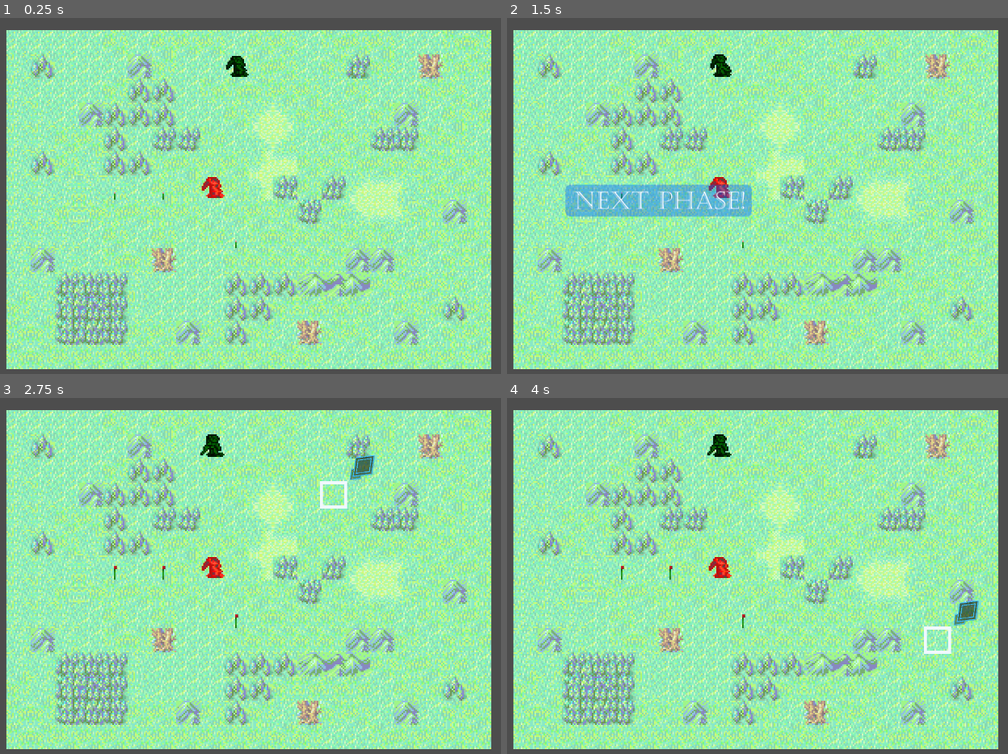
Above: before the commit, frames 1-4 (two rows, left to right).
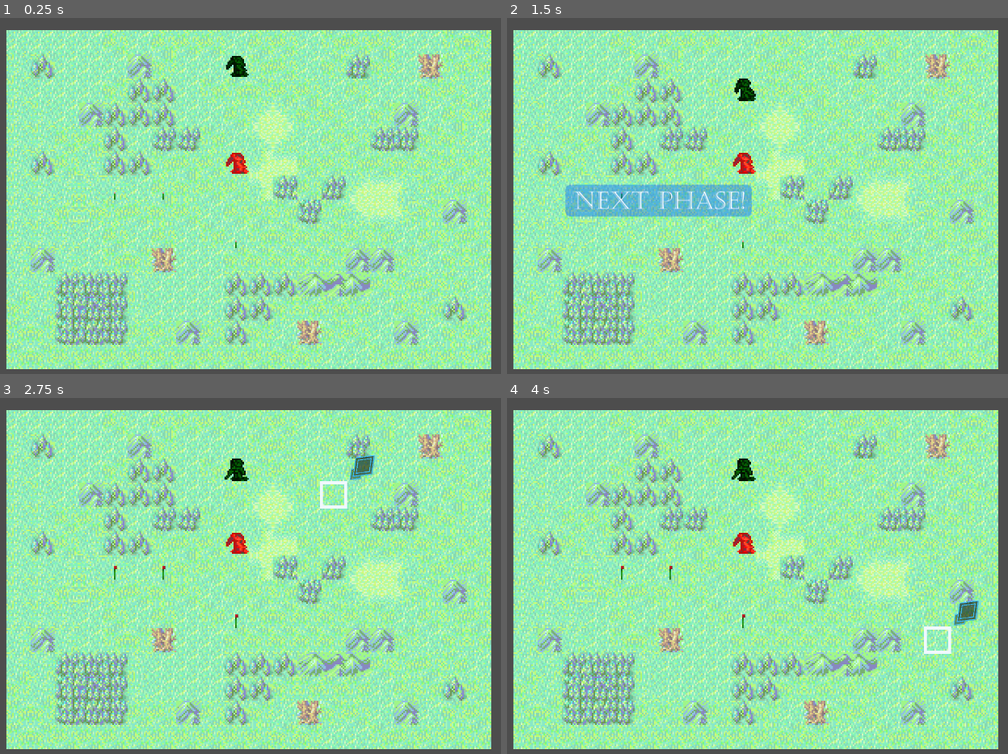
Above: after the commit, the same moments.

Repository: mojius/FarmStrategy
Game: Godot game, scene res://Main.tscn
The game is run twice, just before and just after one commit, with the same random seed, the same clock (stepped at 60 frames per second) and the same inputs.
Inputs (mouse positions are in pixels of both pictures, inside the frame that each line leads up to):
- Up to frame 1 (0.25 s): no input
- Up to frame 2 (1.5 s): move the mouse to (902, 181) at 0.52 s; press the mouse at (902, 181) at 0.53 s; hold Right (ui_right) 0.53-1.28 s; tap Space (ui_accept) at 0.77 s; move the mouse to (632, 217) at 1.27 s; release the mouse at (632, 217) at 1.28 s; hold Down (ui_down) from 1.28 s (still down); click (632, 217) at 1.35 s
- Up to frame 3 (2.75 s): tap Space (ui_accept) at 1.52 s; move the mouse to (320, 501) at 2.02 s; release Down (ui_down) at 2.03 s; press the mouse at (320, 501) at 2.03 s; hold Right (ui_right) from 2.03 s (still down)
- Up to frame 4 (4 s): move the mouse to (727, 650) at 2.77 s; release Right (ui_right) at 2.78 s; release the mouse at (727, 650) at 2.78 s; hold Up (ui_up) 2.78-3.53 s; click (727, 650) at 2.85 s; tap Space (ui_accept) at 3.02, 3.77 s; move the mouse to (952, 632) at 3.52 s; press the mouse at (952, 632) at 3.53 s; hold Left (ui_left) from 3.53 s (still down)

The runs differ from the first frame. In frame 1, 0.4% of the frame differs, in the area x 40-50%, y 37-51%; in frame 2, 0.7%; in frame 3, 0.8%, in the area x 40-50%, y 10-51%; in frame 4, 0.8%.

Commit message:
Inventory and planting almost done

Diff:
--- a/Background/Map.gd
+++ b/Background/Map.gd
@@ -171,3 +171,16 @@
 func _heuristic(a: Vector2i, b: Vector2i):
 	# Manhattan distance on a square grid
 	return abs(a.x - b.x) + abs(a.y - b.y)
+
+func find_soil_in_range(unit: Unit):
+	var open_spots: Array = []
+	for direction in DIRECTIONS:
+		var cell = unit.cell + direction
+		if (_units.has_unit_at(cell)
+		or _plants.has_plant_at(cell)
+		or get_impassable_at_tile(cell)
+		or get_movement_cost_at_tile(cell) > 1):
+			continue
+		open_spots.append(cell)
+
+	return open_spots
--- /dev/null
+++ b/Item/HealthPlantSeed.tres
@@ -0,0 +1,15 @@
+[gd_resource type="Resource" script_class="Seed" load_steps=5 format=3 uid="uid://dfkbx4htor8td"]
+
+[ext_resource type="Script" path="res://Item/Seed.gd" id="1_00cwk"]
+[ext_resource type="PackedScene" uid="uid://doqlhcwkevql6" path="res://Units/Plants/HealthPlant/HealthPlant.tscn" id="1_mco2b"]
+[ext_resource type="Texture2D" uid="uid://c67rdvdrwrsfa" path="res://Placeholder/plants.png" id="2_pa0eh"]
+
+[sub_resource type="AtlasTexture" id="AtlasTexture_7lbry"]
+atlas = ExtResource("2_pa0eh")
+region = Rect2(80, 0, 16, 16)
+
+[resource]
+script = ExtResource("1_00cwk")
+corresponding_plant = ExtResource("1_mco2b")
+icon = SubResource("AtlasTexture_7lbry")
+item_name = "Health Plant Seed"
--- a/Item/HealthPlantSeed.tscn
+++ /dev/null
@@ -1,15 +0,0 @@
-[gd_scene load_steps=5 format=3 uid="uid://bbyq24gobrdg7"]
-
-[ext_resource type="Script" path="res://Item/Seed.gd" id="1_hxgxf"]
-[ext_resource type="PackedScene" uid="uid://doqlhcwkevql6" path="res://Units/Plants/HealthPlant/HealthPlant.tscn" id="2_sxdbh"]
-[ext_resource type="Texture2D" uid="uid://c67rdvdrwrsfa" path="res://Placeholder/plants.png" id="3_ey68w"]
-
-[sub_resource type="AtlasTexture" id="AtlasTexture_rj53h"]
-atlas = ExtResource("3_ey68w")
-region = Rect2(80, 0, 16, 16)
-
-[node name="HealthPlantSeed" type="Node2D"]
-script = ExtResource("1_hxgxf")
-corresponding_plant = ExtResource("2_sxdbh")
-icon = SubResource("AtlasTexture_rj53h")
-item_name = "Health Plant Seed"
--- a/Item/Item.gd
+++ b/Item/Item.gd
@@ -1,4 +1,7 @@
-class_name Item extends Node2D
+class_name Item extends Resource
 
 @export var icon: Texture2D
 @export var item_name: String
+
+func use(unit: Unit):
+	pass
--- a/Item/Seed.gd
+++ b/Item/Seed.gd
@@ -2,11 +2,5 @@
 
 @export var corresponding_plant: PackedScene
 
-# Called when the node enters the scene tree for the first time.
-func _ready() -> void:
-	pass # Replace with function body.
-
-
-# Called every frame. 'delta' is the elapsed time since the previous frame.
-func _process(delta: float) -> void:
-	pass
+func use(unit: Unit):
+	unit.try_plant.emit(self)
--- a/Main.tscn
+++ b/Main.tscn
@@ -1,14 +1,16 @@
-[gd_scene load_steps=17 format=4 uid="uid://yp3tn4o3ikwt"]
+[gd_scene load_steps=19 format=4 uid="uid://yp3tn4o3ikwt"]
 
 [ext_resource type="PackedScene" uid="uid://de53ukdqyusan" path="res://Background/Map.tscn" id="1_khjdm"]
 [ext_resource type="Script" path="res://UI/UIManager.gd" id="2_bhmyg"]
-[ext_resource type="Script" path="res://Map/GameBoard/GameBoard.gd" id="2_hx4vu"]
+[ext_resource type="Script" path="res://Item/Item.gd" id="2_gm7pn"]
+[ext_resource type="Script" path="res://Map/PlayerManager/PlayerManager.gd" id="2_hx4vu"]
 [ext_resource type="PackedScene" uid="uid://8rtjsul3c7ym" path="res://Units/Unit.tscn" id="2_n3f5l"]
+[ext_resource type="Resource" uid="uid://dfkbx4htor8td" path="res://Item/HealthPlantSeed.tres" id="3_3iw78"]
 [ext_resource type="Script" path="res://Background/Map.gd" id="4_jj0xn"]
 [ext_resource type="PackedScene" uid="uid://cefp73bur6v0t" path="res://Units/UnitOverlay/UnitOverlay.tscn" id="4_sf86o"]
-[ext_resource type="PackedScene" uid="uid://bmuue0dlmkw5u" path="res://Map/GameBoard/Cursor/Cursor.tscn" id="4_xbrol"]
+[ext_resource type="PackedScene" uid="uid://bmuue0dlmkw5u" path="res://Map/PlayerManager/Cursor/Cursor.tscn" id="4_xbrol"]
 [ext_resource type="Script" path="res://Units/UnitManager.gd" id="5_pc50w"]
-[ext_resource type="PackedScene" uid="uid://bxbdtgea1xr7" path="res://Map/GameBoard/UnitPath.tscn" id="6_xwtul"]
+[ext_resource type="PackedScene" uid="uid://bxbdtgea1xr7" path="res://Map/PlayerManager/UnitPath.tscn" id="6_xwtul"]
 [ext_resource type="PackedScene" uid="uid://tar6m7pprnsj" path="res://Units/EnemyTypes/Zombie/Zombie.tscn" id="8_ir5lr"]
 [ext_resource type="PackedScene" uid="uid://doqlhcwkevql6" path="res://Units/Plants/HealthPlant/HealthPlant.tscn" id="9_b5d0w"]
 [ext_resource type="Script" path="res://Units/Stats.gd" id="10_6aeo4"]
@@ -28,6 +30,7 @@
 [node name="PlayerManager" type="Node2D" parent="."]
 y_sort_enabled = true
 script = ExtResource("2_hx4vu")
+inventory = Array[ExtResource("2_gm7pn")]([ExtResource("3_3iw78")])
 starting_faction = "Enemy"
 
 [node name="UIManager" type="CanvasLayer" parent="PlayerManager"]
@@ -48,10 +51,10 @@
 
 [node name="Player" parent="PlayerManager/Map/UnitManager" instance=ExtResource("2_n3f5l")]
 modulate = Color(2.959, 0.331, 0.248, 1)
-position = Vector2(136, 104)
+position = Vector2(152, 88)
 move_speed = 100
 unit_name = "Player"
-stats = SubResource("Resource_1aix1")
+stats = SubResource("Resource_3eqc0")
 
 [node name="Zombie" parent="PlayerManager/Map/UnitManager" instance=ExtResource("8_ir5lr")]
 position = Vector2(152, 24)
@@ -88,6 +91,7 @@
 zoom = Vector2(3, 3)
 
 [connection signal="cursor_enable" from="PlayerManager" to="PlayerManager/Cursor" method="_on_cursor_enable"]
+[connection signal="try_plant" from="PlayerManager/Map/UnitManager/Player" to="PlayerManager" method="_on_try_plant"]
 [connection signal="accept_pressed" from="PlayerManager/Cursor" to="PlayerManager" method="_on_cursor_accept_pressed"]
 [connection signal="moved" from="PlayerManager/Cursor" to="PlayerManager" method="_on_cursor_moved"]
 [connection signal="cpu_turn" from="PlayerManager/FactionManager" to="PlayerManager" method="_cpu_turn"]
--- a/Map/GridActor.gd
+++ b/Map/GridActor.gd
@@ -22,9 +22,9 @@
 # Called when the node enters the scene tree for the first time.
 func _ready() -> void:
 	if stats.hp_override:
-		stats.set_hp(stats.override)
+		stats.hp = stats.hp_override
 	else:
-		stats.set_hp(stats.max_hp)
+		stats.hp = stats.max_hp
 
 	# The following lines initialize the `cell` property and snap the unit to the cell's center on the map.
 	self.cell = grid.calculate_grid_coordinates(position)
--- a/Map/GameBoard/Cursor/Cursor.tscn
+++ b/Map/PlayerManager/Cursor/Cursor.tscn
@@ -1,7 +1,7 @@
 [gd_scene load_steps=3 format=3 uid="uid://bmuue0dlmkw5u"]
 
-[ext_resource type="Texture2D" uid="uid://ccof4xwgdx8de" path="res://Map/GameBoard/Cursor/menu_selection_arrow.png" id="1_0qx76"]
-[ext_resource type="Script" path="res://Map/GameBoard/Cursor/Cursor.gd" id="1_gblby"]
+[ext_resource type="Texture2D" uid="uid://ccof4xwgdx8de" path="res://Map/PlayerManager/Cursor/menu_selection_arrow.png" id="1_0qx76"]
+[ext_resource type="Script" path="res://Map/PlayerManager/Cursor/Cursor.gd" id="1_gblby"]
 
 [node name="Cursor" type="Node2D"]
 script = ExtResource("1_gblby")
--- a/Map/GameBoard/GameBoard.gd
+++ b/Map/PlayerManager/PlayerManager.gd
@@ -5,6 +5,9 @@
 
 # Once again, we use our grid resource that we explicitly define in the class.
 @export var grid: Grid = preload("res://Map/Grid.tres")
+
+@onready var combat_object = preload("res://Combat/CombatObject.tscn")
+
 
 @onready var _faction_manager : FactionManager = $FactionManager
 @onready var _ui_manager: UIManager = $UIManager
@@ -18,18 +21,17 @@
 # 4 directions. For flood fill and other map-related stuff.
 const DIRECTIONS = [Vector2.LEFT, Vector2.RIGHT, Vector2.UP, Vector2.DOWN]
 
+@export var inventory: Array[Item] = []
 
 var ui_functions: Dictionary = {
 	"attack" : Callable(self, "_player_try_attack"),
 	"harvest": Callable(self, "_player_try_harvest"),
-	"plant": Callable(self, "_player_try_plant"),
+	"items": Callable(self, "_open_inventory"),
 	"wait": Callable(self, "_exhaust_active_unit"),
 	"move": Callable(self, "_show_movement_info")
 	}
 
 @export_enum("Player", "Ally", "Enemy") var starting_faction: String = "Player"
-
-var num_plants: int = 0
 
 # The board is going to move one unit at a time. When we select a unit, we will save it as our
 # `_active_unit` and populate the walkable cells below. This allows us to clear the unit, the
@@ -94,6 +96,10 @@
 	_unit_overlay.draw(_walkable_cells)
 	_unit_path_arrow.initialize(_map)
 
+func _open_inventory() -> void:
+	_ui_manager.add_inventory_ui(inventory, _active_unit)
+
+
 # Deselects the active unit and gets rid of its... Shtuff.
 func _deselect_active_unit() -> void:
 	_active_unit.is_selected = false
@@ -107,7 +113,6 @@
 	_unit_path_arrow.stop()
 	_walkable_cells.clear()
 
-
 # Teleports a unit instantly to a position. Used for undoing movement for now.
 func _teleport_active_unit(new_cell: Vector2) -> void:
 	if _map.is_occupied(new_cell):
@@ -118,7 +123,6 @@
 
 	_active_unit.position = grid.calculate_map_position(new_cell)
 	_active_unit.cell = new_cell
-
 
 # Updates the _units dictionary with the target position for the unit and asks the _active_unit to
 # walk to it.
@@ -267,17 +271,25 @@
 func attack(unit: Unit):
 	_active_unit.set_state("Attacking")
 	_cursor_enabled = false
-	var combat_object: CombatObject = load("res://Combat/CombatObject.tscn").instantiate()
-	_ui_manager.set_active_ui(combat_object)
-	combat_object.setup(_active_unit, unit)
-
-	await combat_object.attack_finished
+	await _ui_manager.run_combat_ui(_active_unit, unit)
 	_ui_manager.clear_active_ui()
 
 	_exhaust_active_unit()
 
 func harvest(plant: Plant):
-	_plants.get_plant_at(plant.cell).queue_free()
+	inventory.append(plant)
+	plant.queue_free()
 	_plants.erase_plant_at(plant.cell)
-	num_plants = num_plants+1
 	_exhaust_active_unit()
+
+
+func _on_try_plant(_seed: Seed) -> void:
+	var plantable_spots: Array = _map.find_soil_in_range(_active_unit)
+	if plantable_spots.size() > 0:
+		_ui_manager.add_plant_ui(plant, _seed, plantable_spots)
+
+func plant(cell: Vector2i, _seed: Seed):
+	inventory.erase(inventory.find(_seed))
+	var new_plant = _seed.corresponding_plant.instantiate()
+	_plants.set_plant_at(new_plant, cell)
+	_plants.add_child(new_plant)
--- a/Map/GameBoard/UnitPath.tscn
+++ b/Map/PlayerManager/UnitPath.tscn
@@ -1,8 +1,8 @@
 [gd_scene load_steps=4 format=3 uid="uid://bxbdtgea1xr7"]
 
-[ext_resource type="TileSet" uid="uid://dqg14aj86so4a" path="res://Map/GameBoard/unit_path_tileset.tres" id="1_f7jsk"]
+[ext_resource type="TileSet" uid="uid://dqg14aj86so4a" path="res://Map/PlayerManager/unit_path_tileset.tres" id="1_f7jsk"]
 [ext_resource type="Script" path="res://UI/UnitPathArrow.gd" id="2_an7ww"]
-[ext_resource type="Resource" uid="uid://btvgw2xegan2a" path="res://Map/Grid.tres" id="3_588fd"]
+[ext_resource type="Resource" uid="uid://bhc7wor1ika10" path="res://Map/Grid.tres" id="3_588fd"]
 
 [node name="UnitPath" type="TileMapLayer"]
 tile_set = ExtResource("1_f7jsk")
--- a/UI/FakeCursor.tscn
+++ b/UI/FakeCursor.tscn
@@ -1,6 +1,6 @@
 [gd_scene load_steps=2 format=3 uid="uid://bxa20r0yxywlr"]
 
-[ext_resource type="Texture2D" uid="uid://ccof4xwgdx8de" path="res://Map/GameBoard/Cursor/menu_selection_arrow.png" id="3_povlm"]
+[ext_resource type="Texture2D" uid="uid://ccof4xwgdx8de" path="res://Map/PlayerManager/Cursor/menu_selection_arrow.png" id="3_povlm"]
 
 [node name="FakeCursor" type="Node2D"]
 
--- a/UI/Inventory/InventoryButton.tscn
+++ /dev/null
@@ -1,7 +0,0 @@
-[gd_scene load_steps=2 format=3 uid="uid://23xetjokkskt"]
-
-[ext_resource type="Theme" uid="uid://f3cwprpras7p" path="res://UI/Theme/theme.tres" id="1_sl1xs"]
-
-[node name="InventoryButton" type="Button"]
-theme = ExtResource("1_sl1xs")
-text = "Test"
--- /dev/null
+++ b/UI/Inventory/ItemButton.gd
@@ -0,0 +1,19 @@
+class_name ItemButton extends Button
+
+var _item: Item
+
+# Called when the node enters the scene tree for the first time.
+func _ready() -> void:
+	pass # Replace with function body.
+
+func setup(item: Item) -> void:
+	_item = item
+	text = _item.item_name
+	icon = item.icon
+
+func get_item() -> Item:
+	return _item
+
+# Called every frame. 'delta' is the elapsed time since the previous frame.
+func _process(delta: float) -> void:
+	pass
--- /dev/null
+++ b/UI/Inventory/ItemButton.tscn
@@ -0,0 +1,9 @@
+[gd_scene load_steps=3 format=3 uid="uid://23xetjokkskt"]
+
+[ext_resource type="Theme" uid="uid://f3cwprpras7p" path="res://UI/Theme/theme.tres" id="1_yp2l3"]
+[ext_resource type="Script" path="res://UI/Inventory/ItemButton.gd" id="2_6wdoi"]
+
+[node name="ItemButton" type="Button"]
+theme = ExtResource("1_yp2l3")
+text = "Test"
+script = ExtResource("2_6wdoi")
--- a/UI/InventoryUI.gd
+++ b/UI/InventoryUI.gd
@@ -1,10 +1,29 @@
-extends Control
+class_name InventoryUI extends Control
+
+@onready var list: VBoxContainer = $MarginContainer/VBoxContainer
+@onready var item_button = preload("res://UI/Inventory/ItemButton.tscn")
 
 # Called when the node enters the scene tree for the first time.
 func _ready() -> void:
 	pass # Replace with function body.
 
+func setup(inventory: Array[Item], unit: Unit) -> void:
+	for item in inventory:
+		var b: Button = item_button.instantiate()
+		b.setup(item)
+		list.add_child(b)
+		var use_func = Callable(item, "use")
+		print(use_func)
+		print(unit)
+		var bound = use_func.bind(unit)
+		b.pressed.connect(bound)
 
 # Called every frame. 'delta' is the elapsed time since the previous frame.
 func _process(delta: float) -> void:
 	pass
+
+func add_item():
+	pass
+
+func remove_item():
+	pass
--- /dev/null
+++ b/UI/PlantUI.gd
@@ -0,0 +1,39 @@
+class_name PlantUI extends PanelContainer
+
+var _targets := []
+var buttons: Array = []
+
+@onready var vbox: VBoxContainer = $"MarginContainer/VBoxContainer"
+@onready var cursor_prefab := preload("res://UI/FakeCursor.tscn")
+@export var grid: Resource = preload("res://Map/Grid.tres")
+
+var fake_cursor: Node2D
+
+
+func setup(plant_func: Callable, seed: Seed, targets: Array) -> void:
+
+	fake_cursor = cursor_prefab.instantiate()
+	get_tree().root.add_child(fake_cursor)
+
+	_targets = targets
+
+	for target in targets:
+		var b: Button = Button.new()
+		b.name = "Spot"
+		b.text = "Spot"
+		b.connect("pressed", plant_func.bind(target, seed))
+		b.connect("pressed", destroy)
+		b.connect("focus_entered", Callable(reposition_fake_cursor).bind(target))
+		vbox.add_child(b)
+
+		b.grab_focus()
+
+	self.connect("tree_exiting", destroy)
+
+func reposition_fake_cursor(cell: Vector2):
+	fake_cursor.position = grid.calculate_map_position(cell)
+
+func destroy():
+	if (is_queued_for_deletion()): return
+	fake_cursor.queue_free()
+	queue_free()
--- /dev/null
+++ b/UI/PlantUI.tscn
@@ -0,0 +1,30 @@
+[gd_scene load_steps=3 format=3 uid="uid://cnbxu0ossno2h"]
+
+[ext_resource type="Theme" uid="uid://f3cwprpras7p" path="res://UI/Theme/theme.tres" id="1_77o3g"]
+[ext_resource type="Script" path="res://UI/PlantUI.gd" id="2_lp0ig"]
+
+[node name="PlantUI" type="PanelContainer"]
+anchors_preset = 8
+anchor_left = 0.5
+anchor_top = 0.5
+anchor_right = 0.5
+anchor_bottom = 0.5
+offset_left = -25.5
+offset_top = -33.0
+offset_right = 25.5
+offset_bottom = 33.0
+grow_horizontal = 2
+grow_vertical = 2
+theme = ExtResource("1_77o3g")
+script = ExtResource("2_lp0ig")
+
+[node name="MarginContainer" type="MarginContainer" parent="."]
+layout_mode = 2
+theme_override_constants/margin_left = 40
+theme_override_constants/margin_top = 20
+theme_override_constants/margin_right = 40
+theme_override_constants/margin_bottom = 20
+
+[node name="VBoxContainer" type="VBoxContainer" parent="MarginContainer"]
+layout_mode = 2
+theme_override_constants/separation = 5
--- a/UI/UIManager.gd
+++ b/UI/UIManager.gd
@@ -4,6 +4,10 @@
 @onready var _unit_selected_ui = preload("res://UI/UnitSelectedUI.tscn")
 @onready var _attack_ui = preload("res://UI/AttackUI.tscn")
 @onready var _harvest_ui = preload("res://UI/HarvestUI.tscn")
+@onready var _inventory_ui = preload("res://UI/InventoryUI.tscn")
+@onready var _plant_ui = preload("res://UI/PlantUI.tscn")
+@onready var combat_object = preload("res://Combat/CombatObject.tscn")
+
 signal cursor_enable(enabled: bool)
 
 var _active_ui
@@ -18,7 +22,7 @@
 	pass
 
 
-func set_active_ui(ui: Control):
+func _set_active_ui(ui: Control):
 	if not (_active_ui == null):
 		var _old_ui = _active_ui
 		remove_child(_old_ui)
@@ -32,7 +36,7 @@
 # Adds a menu after moving. Let's make this a builder later or something. This is a mess.
 func add_post_move_ui(num_targets: int, options: Dictionary):
 	var _opt: Dictionary = options.duplicate()
-	set_active_ui(_unit_selected_ui.instantiate())
+	_set_active_ui(_unit_selected_ui.instantiate())
 
 	if (num_targets < 1):
 		_opt.erase("attack")
@@ -40,15 +44,30 @@
 
 # Adds the attack UI for selecting a target to attack.
 func add_attack_ui(_attack: Callable, _active_targets: Array):
-	set_active_ui(_attack_ui.instantiate())
+	_set_active_ui(_attack_ui.instantiate())
 	_active_ui.setup(_attack, _active_targets)
 
+func add_plant_ui(plant_func: Callable, _seed: Seed, active_spots: Array):
+	_set_active_ui(_plant_ui.instantiate())
+	_active_ui.setup(plant_func, _seed, active_spots)
+
 func add_harvest_ui(_harvest: Callable, target_plants: Array):
-	set_active_ui(_harvest_ui.instantiate())
+	_set_active_ui(_harvest_ui.instantiate())
 	_active_ui.setup(_harvest, target_plants)
 
+func run_combat_ui(attacker: Unit, target: Unit):
+	var combat: CombatObject = combat_object.instantiate()
+	_set_active_ui(combat)
+	combat.setup(attacker, target)
+	await combat.attack_finished
+
+func add_inventory_ui(inventory: Array[Item], unit: Unit):
+	_set_active_ui(_inventory_ui.instantiate())
+	_active_ui.setup(inventory, unit)
+
+
 func clear_active_ui() -> void:
-	set_active_ui(null)
+	_set_active_ui(null)
 
 func add_unit_selected_ui(moved: bool, seeking_targets: bool, seeking_plants: bool, options: Dictionary):
 	var _opt: Dictionary = options.duplicate()
@@ -60,7 +79,7 @@
 	if (not seeking_plants):
 		_opt.erase("harvest")
 
-	set_active_ui(_unit_selected_ui.instantiate())
+	_set_active_ui(_unit_selected_ui.instantiate())
 	_active_ui.setup(_opt)
 
 func _on_next_phase(phase: Phase):
--- a/UI/UnitSelectedUI.gd
+++ b/UI/UnitSelectedUI.gd
@@ -3,6 +3,7 @@
 @onready var move: Button = $MarginContainer/VBoxContainer/Move
 @onready var attack: Button = $MarginContainer/VBoxContainer/Attack
 @onready var wait: Button = $MarginContainer/VBoxContainer/Wait
+@onready var items: Button = $MarginContainer/VBoxContainer/Items
 @onready var harvest: Button = $MarginContainer/VBoxContainer/Harvest
 
 signal delete
@@ -12,16 +13,19 @@
 	var move_func: Callable = make_callable(options, "move")
 	var attack_func: Callable = make_callable(options, "attack")
 	var harvest_func: Callable = make_callable(options, "harvest")
+	var items_func: Callable = make_callable(options, "items")
 	var wait_func: Callable = make_callable(options, "wait")
 
 	move.text = "Move"
 	attack.text = "Attack"
 	wait.text = "Wait"
 	harvest.text = "Harvest"
+	items.text = "Items"
 	bind_button(move, move_func)
 	bind_button(attack, attack_func)
 	bind_button(harvest, harvest_func)
 	bind_button(wait, wait_func)
+	bind_button(items, items_func)
 
 
 # The way the menu appears and disappears needs tweaking.
@@ -35,8 +39,8 @@
 	button.show()
 	if grab_focus: button.grab_focus()
 
-func make_callable(options: Dictionary, str: String):
-	if options.has(str):
-		return Callable(options.get(str))
+func make_callable(options: Dictionary, strin: String):
+	if options.has(strin):
+		return Callable(options.get(strin))
 	else:
 		return Callable()
--- a/UI/UnitSelectedUI.tscn
+++ b/UI/UnitSelectedUI.tscn
@@ -46,10 +46,14 @@
 visible = false
 custom_minimum_size = Vector2(100, 60)
 layout_mode = 2
+text = "Harvest"
+
+[node name="Items" type="Button" parent="MarginContainer/VBoxContainer"]
+custom_minimum_size = Vector2(100, 60)
+layout_mode = 2
 text = "Items"
 
 [node name="Wait" type="Button" parent="MarginContainer/VBoxContainer"]
-visible = false
 custom_minimum_size = Vector2(100, 60)
 layout_mode = 2
 text = "Wait"
--- a/Units/Factions/FactionManager.gd
+++ b/Units/Factions/FactionManager.gd
@@ -8,14 +8,6 @@
 signal grow_plants
 signal cpu_turn(String)
 
-# Called when the node enters the scene tree for the first time.
-func _ready() -> void:
-	pass # Replace with function body.
-
-
-# Called every frame. 'delta' is the elapsed time since the previous frame.
-func _process(delta: float) -> void:
-	pass
 
 # The player's active faction.
 var _active_faction : String = "Player" : set = set_active_faction, get = get_active_faction
--- a/Units/Plants/HealthPlant/HealthPlant.gd
+++ b/Units/Plants/HealthPlant/HealthPlant.gd
@@ -7,10 +7,6 @@
 	unit_name = "Health Plant"
 
 
-# Called every frame. 'delta' is the elapsed time since the previous frame.
-func _process(delta: float) -> void:
-	pass
-
 func _on_grown():
 	pass
 
--- a/Units/Plants/Plant.gd
+++ b/Units/Plants/Plant.gd
@@ -8,16 +8,14 @@
 
 # Called when the node enters the scene tree for the first time.
 func _ready() -> void:
-	await super._ready()
+	super._ready()
 	stages = stages - 1
 
-# Called every frame. 'delta' is the elapsed time since the previous frame.
-func _process(delta: float) -> void:
-	pass
-
+# ABSTRACT
 func _on_grown():
 	pass
 
+# ABSTRACT
 func _on_harvested():
 	pass
 
--- a/Units/Unit.gd
+++ b/Units/Unit.gd
@@ -13,6 +13,7 @@
 @export var move_range := 6
 
 signal state_changed(unit: Unit)
+signal try_plant(item: Item)
 
 # Toggles the "selected" animation on the unit.
 var is_selected := false : set = set_is_selected
Not shown: 1 places in Main.tscn that only renumber resources
Renamed: Map/GameBoard/Cursor/Cursor.gd -> Map/PlayerManager/Cursor/Cursor.gd
Renamed: Map/GameBoard/Cursor/menu_selection_arrow.png -> Map/PlayerManager/Cursor/menu_selection_arrow.png
Not shown, changed: Map/PlayerManager/Cursor/menu_selection_arrow.png.import
Renamed: Map/GameBoard/unit_path_tileset.tres -> Map/PlayerManager/unit_path_tileset.tres
